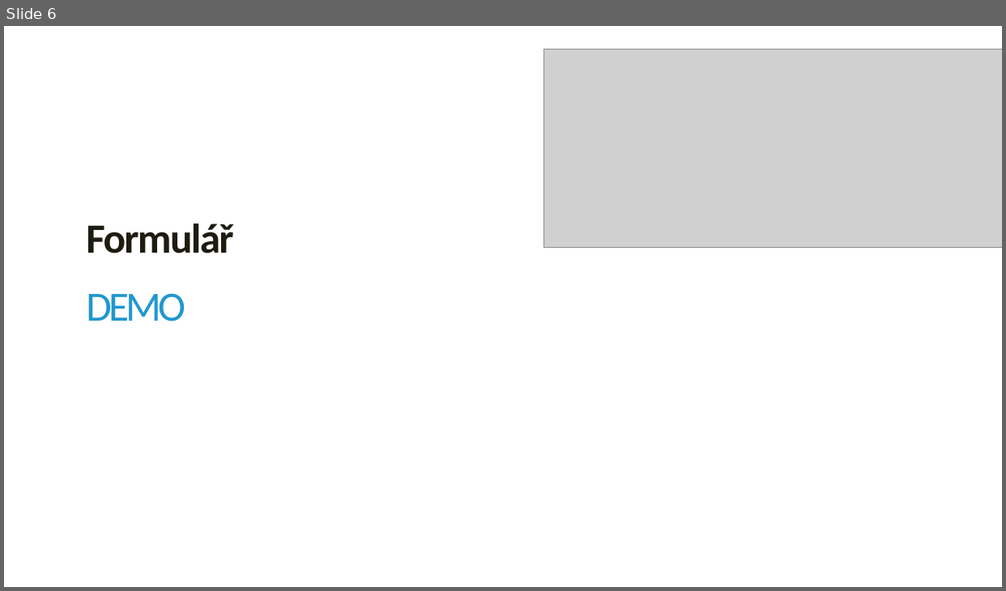
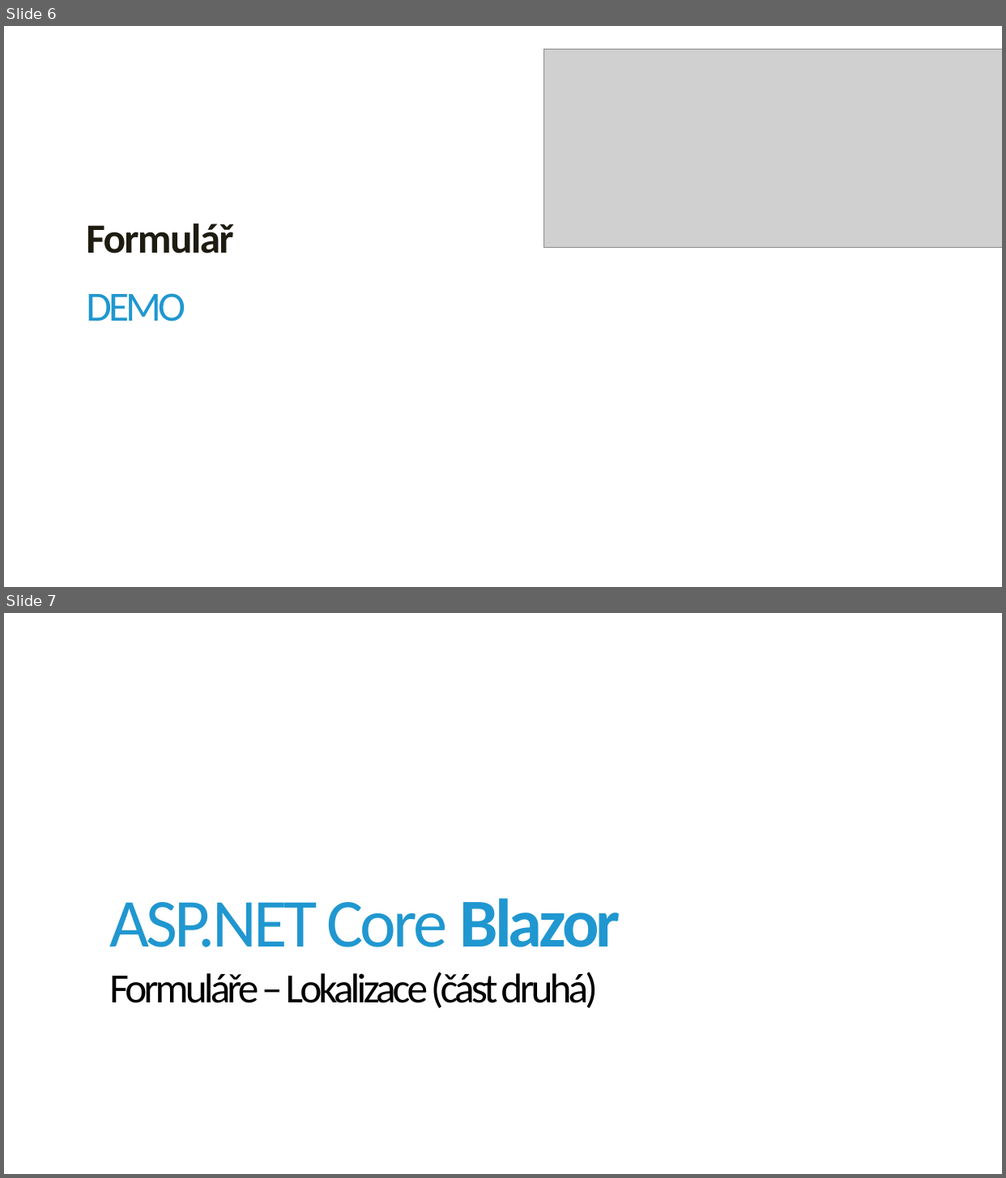
Before and after one commit to jirikanda/BlazorDemos, a slide deck: Presentation/04 - Blazor - Formuláře.pptx. Shown one above the other, each under a label of ours: slide 6 before the commit, slides 6 and 7 after it. The pictures are 1006x591 and 1006x1178 pixels, drawn with LibreOffice and Linux fonts; fonts in the diff are those of the drawing; grey boxes stand for pictures; background and template pictures are left out. Boxes give left, top, right and bottom in pixels: in the first picture for what was removed or moved away, otherwise in the second. Text is boxed around its words. In the diff, an @@ line names an element or a change of style, - is before the commit and + after.

```diff
--- a/Presentation/04 - Blazor - Formuláře.pptx
+++ b/Presentation/04 - Blazor - Formuláře.pptx
@@ slide 7 added at [4, 613, 1002, 1174], background #FFFFFF @@
@@ title added at [109, 898, 620, 1008], 40 pt, text #000000 @@
+ASP.NET Core Blazor
+Formuláře – Lokalizace (část druhá)
```
Also in this commit, not shown: 2 slides changed, 4 other slides added, 10 other files.
